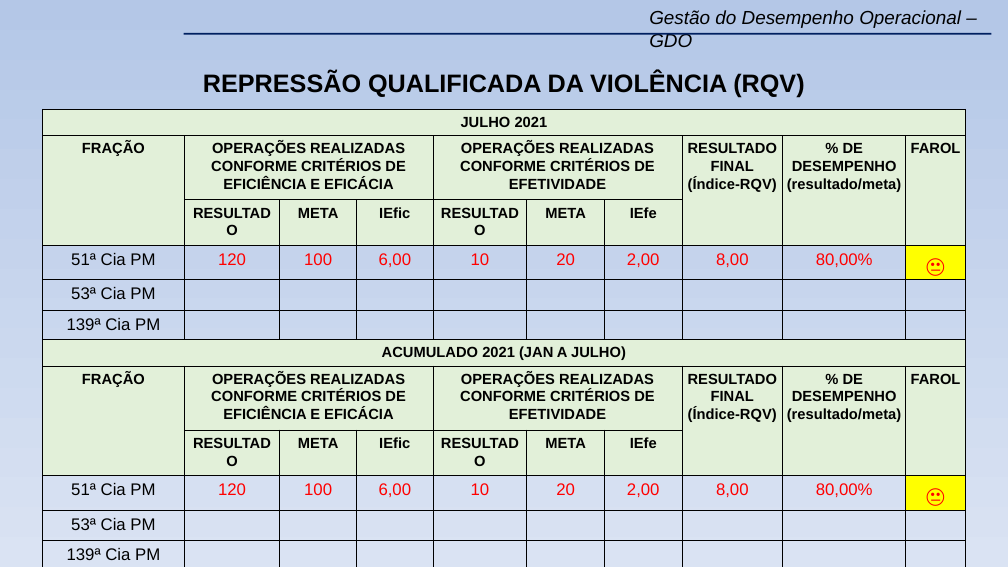
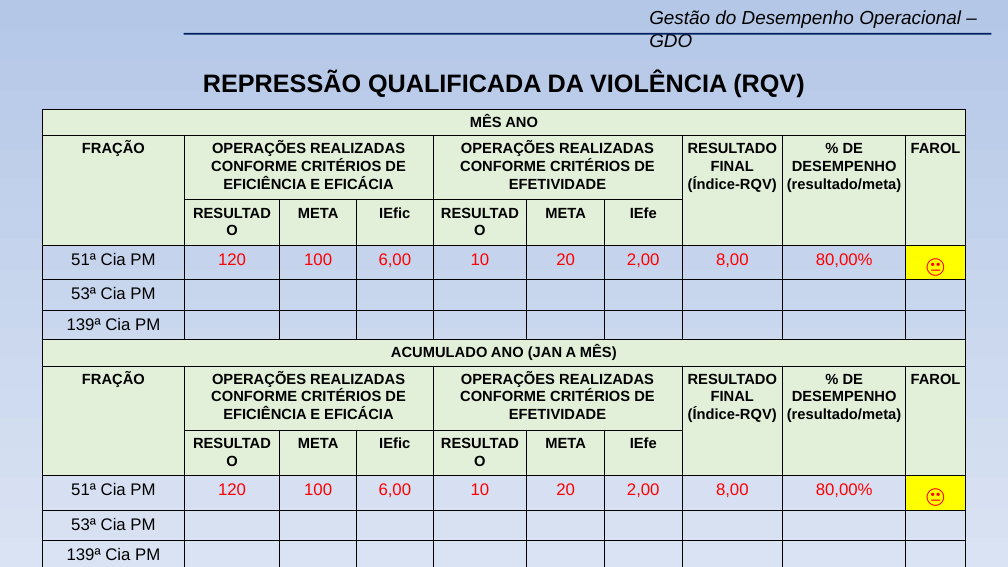
Before and after one commit to WENDEL4891/apresentacao_gdo, a slide deck: slide 15 of files/2021/7/GDO 23º BPM - JULHO-2021.pptx. Drawn at 1008x567 pixels with LibreOffice and Linux fonts; fonts in the diff are those of the drawing; background and template pictures are left out. Boxes give left, top, right and bottom in pixels: in the first picture for what was removed or moved away, otherwise in the second. Text is boxed around its words. In the diff, an @@ line names an element or a change of style, - is before the commit and + after.

```diff
--- a/files/2021/7/GDO 23º BPM - JULHO-2021.pptx
+++ b/files/2021/7/GDO 23º BPM - JULHO-2021.pptx
@@ table at <box>42,109,965,499</box> @@
-row 1, column 1: JULHO 2021
+row 1, column 1: MÊS ANO
@@ table at <box>42,340,965,567</box> @@
-row 1, column 1: ACUMULADO 2021 (JAN A JULHO)
+row 1, column 1: ACUMULADO ANO (JAN A MÊS)
```
Also in this commit, not shown: 9 other slides changed, 3 other files.
